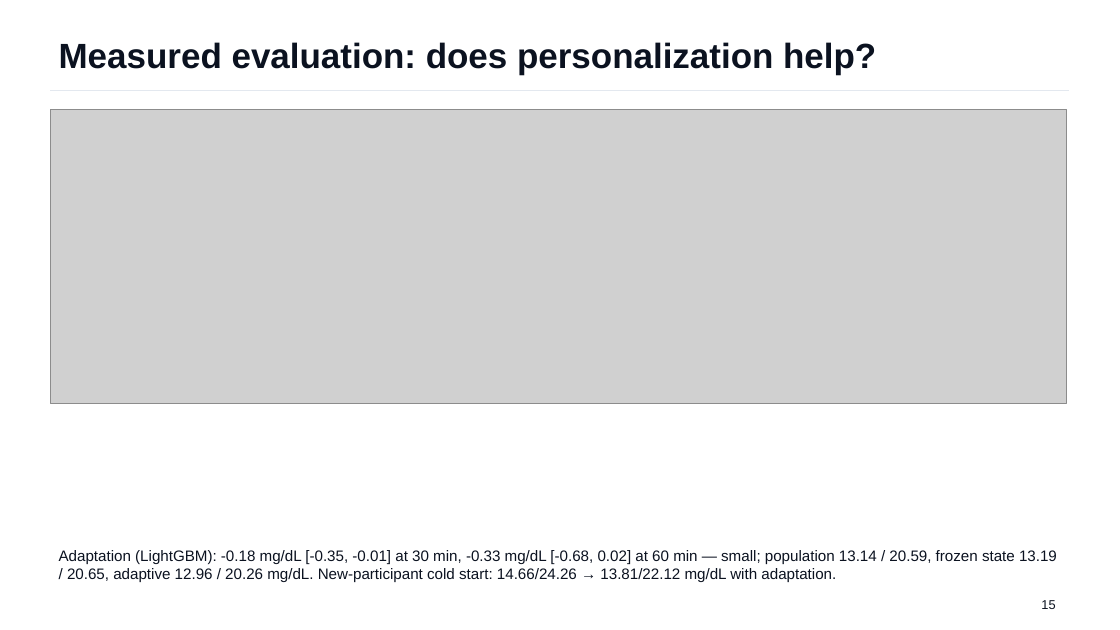
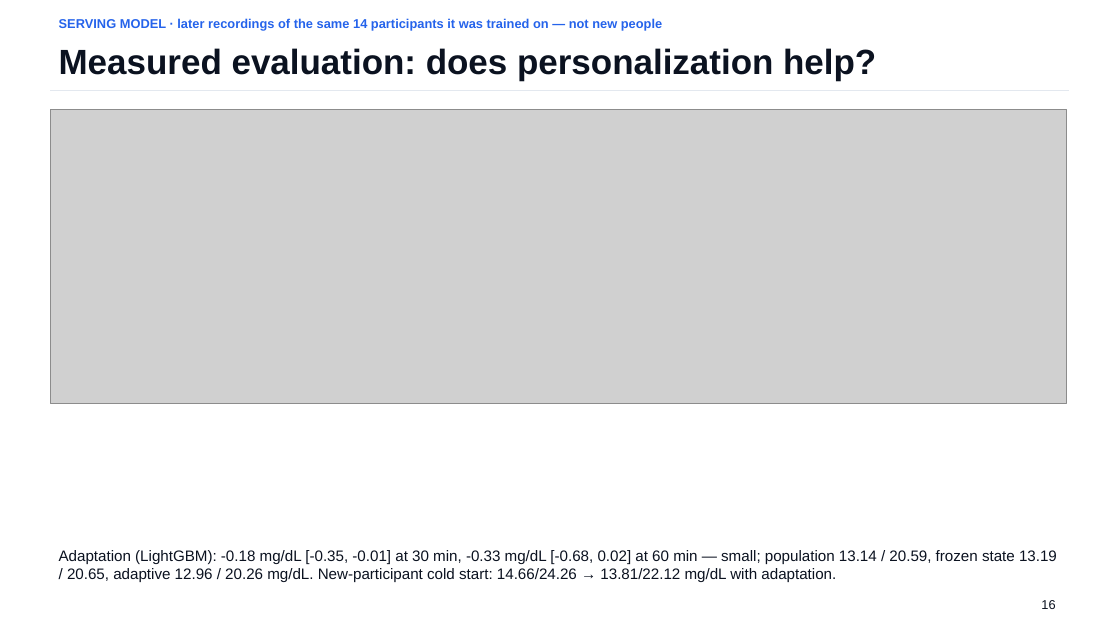
Before and after one commit to Avi36005/DigitalTwin-Challenge-Kryptonite, a slide deck: slide 16 of docs/submission/GlucoTwin_Presentation.pptx (slide 15 before the commit). Drawn at 1120x630 pixels with LibreOffice and Linux fonts; fonts in the diff are those of the drawing; grey boxes stand for pictures. Boxes give left, top, right and bottom in pixels: in the first picture for what was removed or moved away, otherwise in the second. Text is boxed around its words. In the diff, an @@ line names an element or a change of style, - is before the commit and + after.

Commit message:
submission: deck separates serving, participant-held-out and external evidence; results overview; pending D-053/D-054 slots; architecture marks bounded update, review ledger and research-only candidates; data opportunity check

```diff
--- a/docs/submission/GlucoTwin_Presentation.pptx
+++ b/docs/submission/GlucoTwin_Presentation.pptx
@@ text added at (59, 18, 662, 31), 11 pt, text #2563EB, bold @@
+SERVING MODEL · later recordings of the same 14 participants it was trained on — not new people
@@ text "Measured evaluation: does personalization help?": place and size @@
-text "Measured evaluation: does personalization help?" at (59, 42, 876, 75)
+text "Measured evaluation: does personalization help?" at (59, 48, 876, 81)
```
Also in this commit, not shown: 22 other slides changed, 3 slides added, 6 other files.
